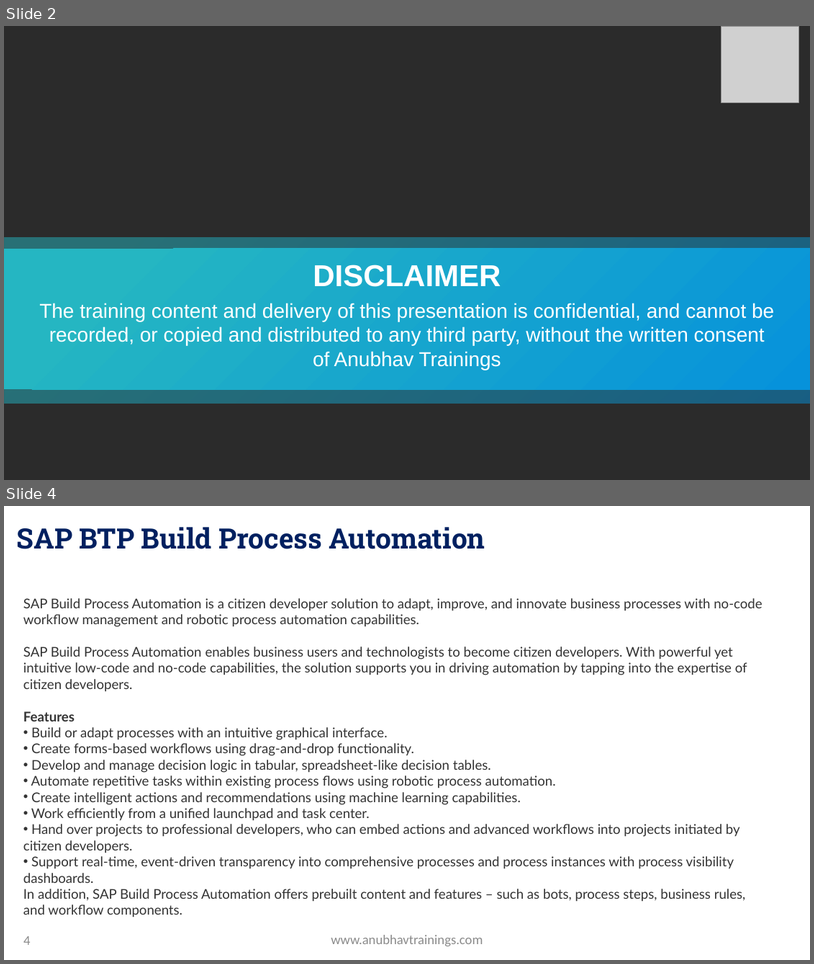
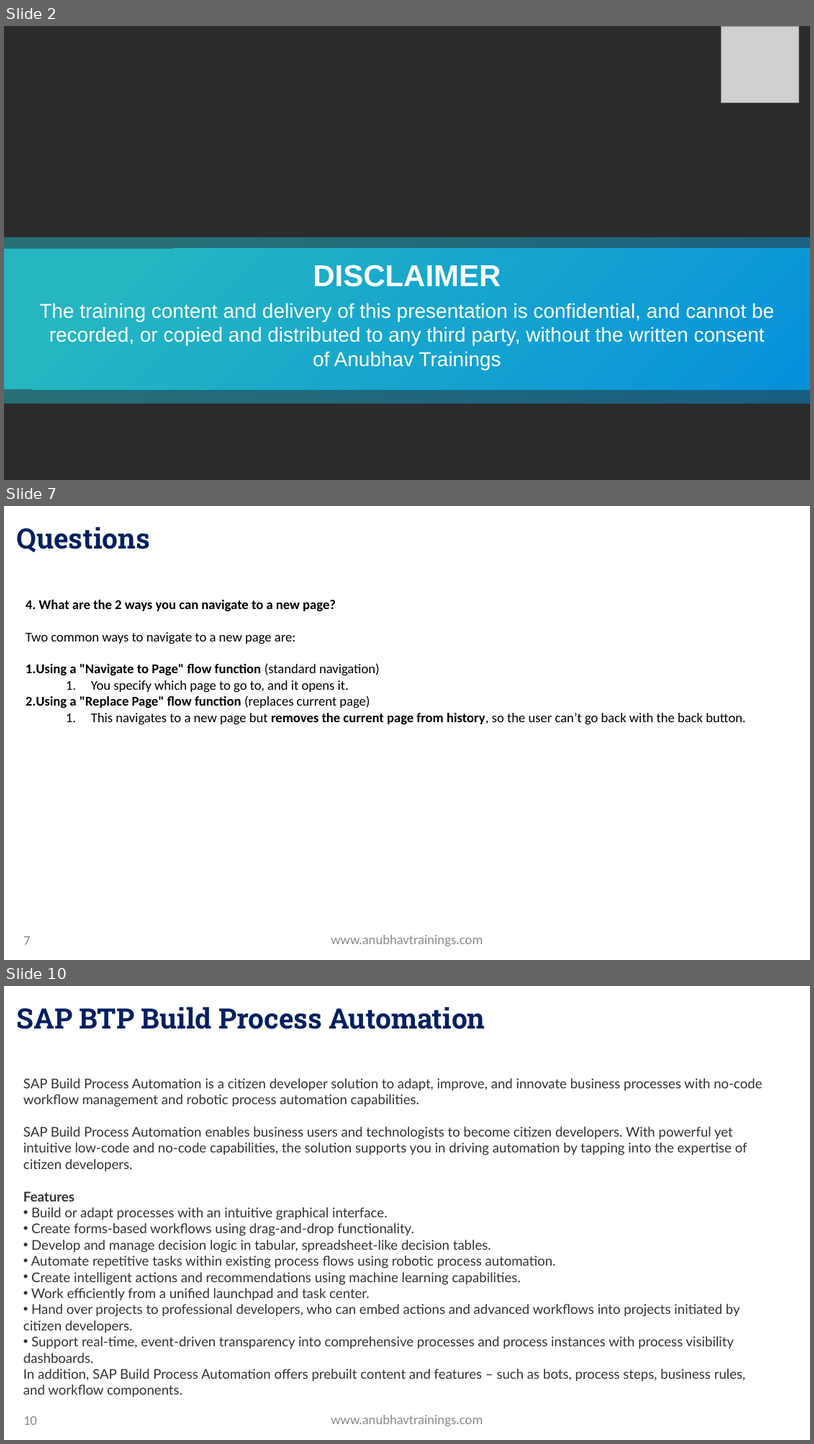
Before and after one commit to soyuztechnologies/SAP_BTP_Build_Apps_Training, a slide deck: Day 7/Day 7 -Build Apps Training.pptx. Shown one above the other, each under a label of ours: slides 2 and 4 before the commit, slides 2, 7 and 10 after it; the slides between them are not shown. The pictures are 814x964 and 814x1444 pixels, drawn with LibreOffice and Linux fonts; fonts in the diff are those of the drawing; grey boxes stand for pictures; background and template pictures are left out; a plain dark background stands for a picture behind light text. Boxes give left, top, right and bottom in pixels: in the first picture for what was removed or moved away, otherwise in the second. Text is boxed around its words. In the diff, an @@ line names an element or a change of style, - is before the commit and + after.

```diff
--- a/Day 7/Day 7 -Build Apps Training.pptx
+++ b/Day 7/Day 7 -Build Apps Training.pptx
@@ slide 7 added at (4,506,810,960), background picture (left out) @@
@@ title added at (17,527,150,552), 33.3 pt, text gradient #002060 to #0070C0, bold @@
+Questions
@@ text added at (26,600,746,725), 16 pt, text #000000 @@
+4. What are the 2 ways you can navigate to a new page?
+Two common ways to navigate to a new page are:
+1. Using a "Navigate to Page" flow function (standard navigation)
+  1. You specify which page to go to, and it opens it.
+2. Using a "Replace Page" flow function (replaces current page)
+  1. This navigates to a new page but removes the current page from history, so the user can’t go back with the back button.
@@ page number added at (23,936,30,944), 16 pt, text #8C8C8C @@
+7
@@ text added at (331,934,483,946), 16 pt, text #8C8C8C @@
+www.anubhavtrainings.com
@@ what was slide 4 is now slide 10 @@
@@ page number at (23,1416,37,1424): text changed @@
-4
+10
```
Also in this commit, not shown: 1 slide changed, 5 other slides added, 1 other file.
